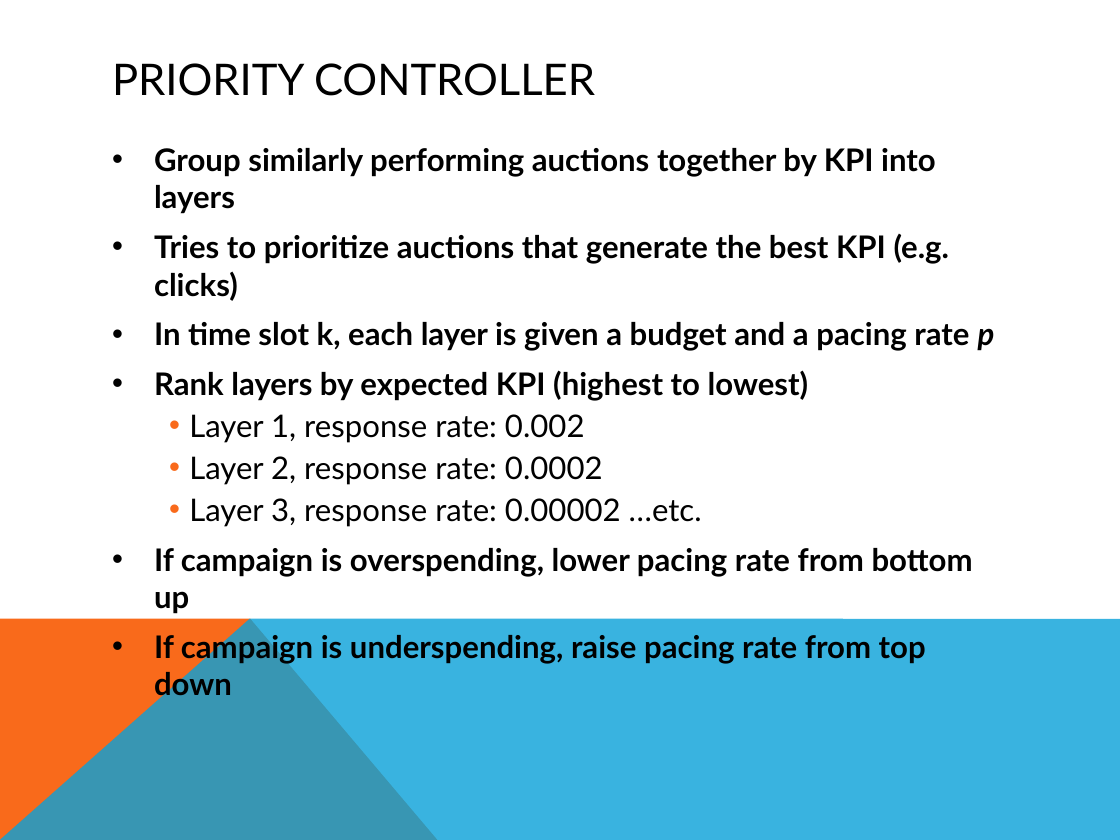
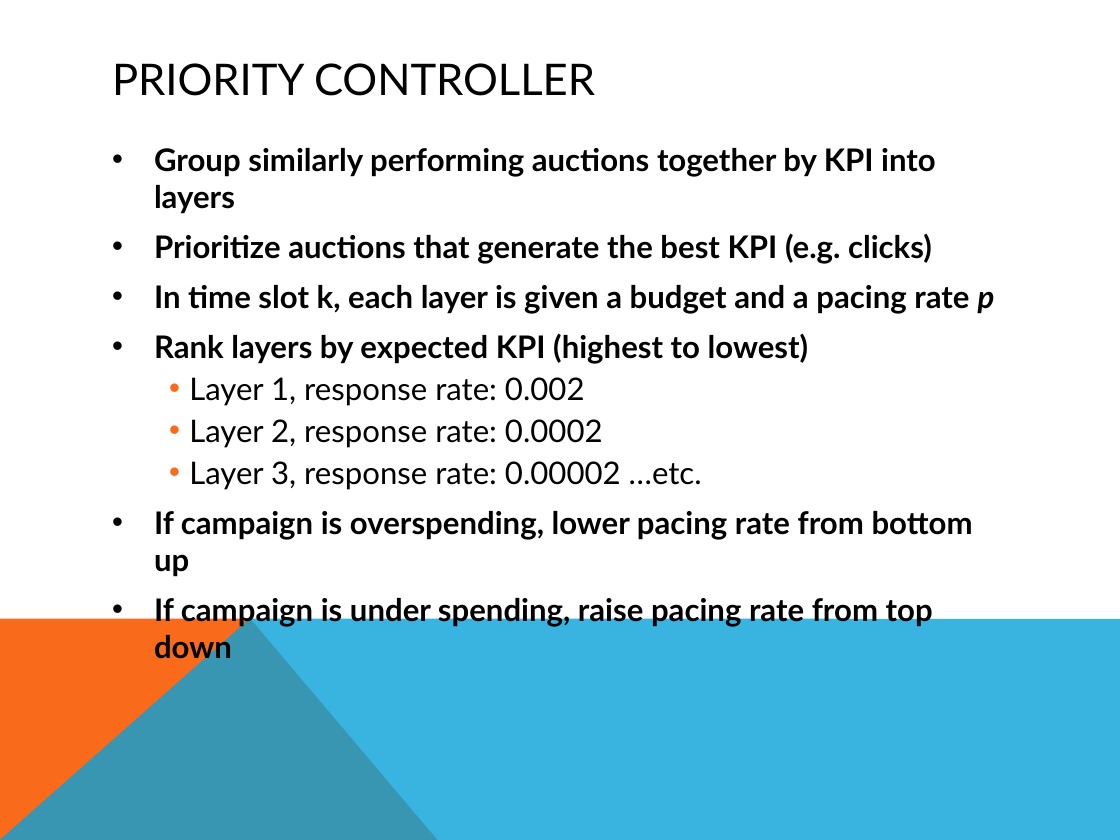
Before and after one commit to PragmaticLab/RTB_Budget_Pacing_Summarized, a slide deck: slide 18 of RTBPacingTechniques.pptx. Drawn at 1120x840 pixels with LibreOffice and Linux fonts; fonts in the diff are those of the drawing. Boxes give left, top, right and bottom in pixels: in the first picture for what was removed or moved away, otherwise in the second. Text is boxed around its words. In the diff, an @@ line names an element or a change of style, - is before the commit and + after.

```diff
--- a/RTBPacingTechniques.pptx
+++ b/RTBPacingTechniques.pptx
@@ text at (154, 233, 932, 264): text changed @@
-• Tries to prioritize auctions that generate the best KPI (e.g. clicks)
+• Prioritize auctions that generate the best KPI (e.g. clicks)
@@ text at (154, 593, 933, 664): spaces changed @@
-• If campaign is underspending, raise pacing rate from top down
+• If campaign is under spending, raise pacing rate from top down
```
Also in this commit, not shown: 13 other slides changed, 1 slide added, 1 slide removed, 1 other file.
